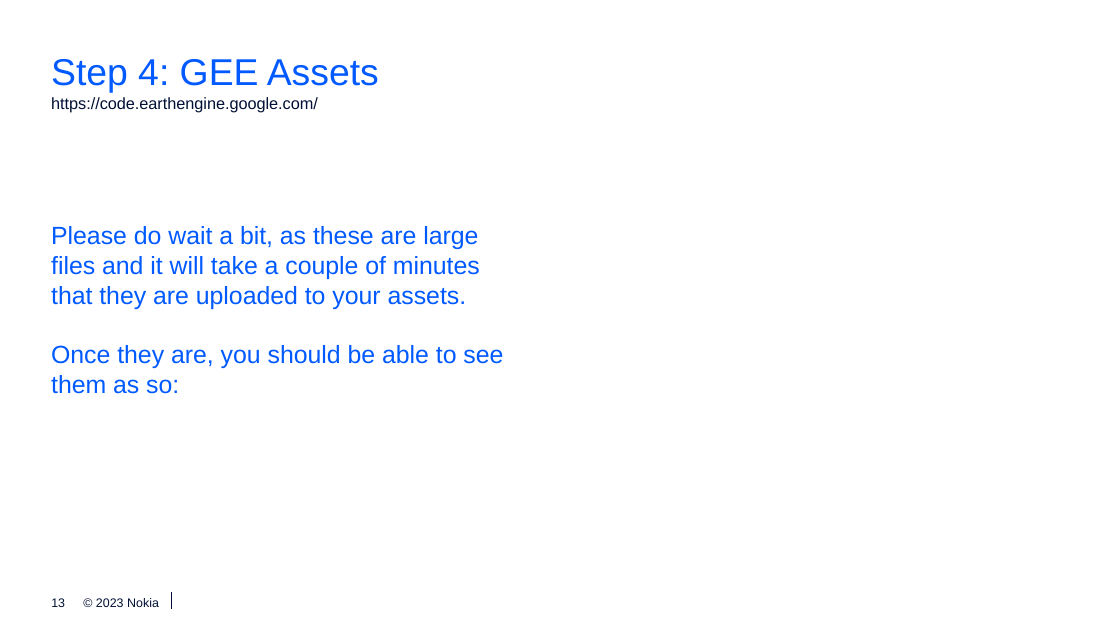
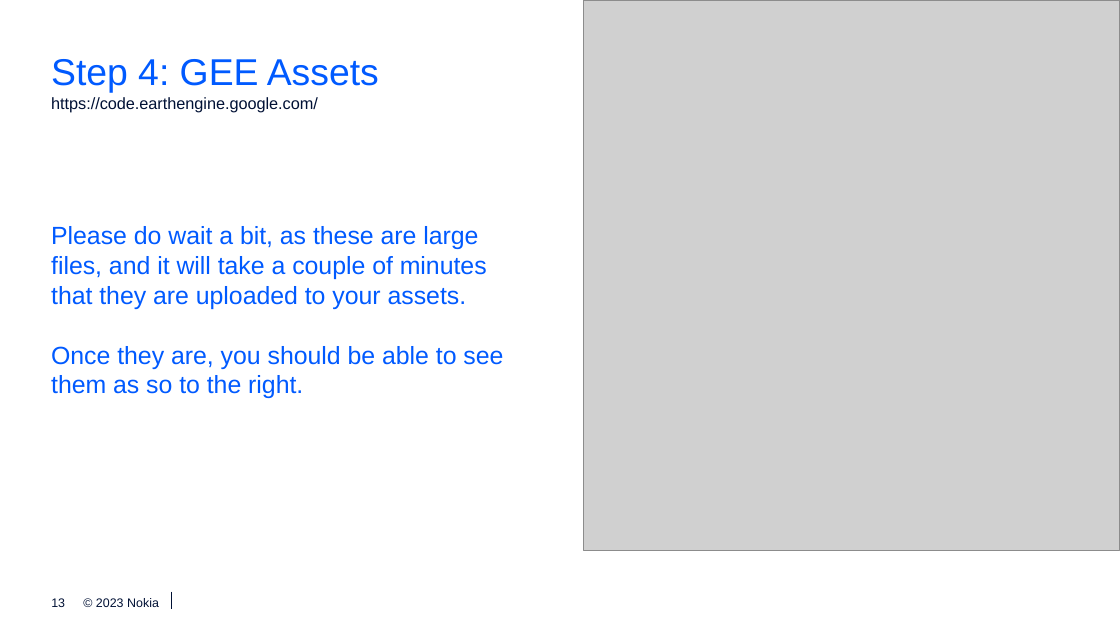
Before and after one commit to sanja7s/MedSat, a slide deck: slide 13 of code/collate_data/environmental_data_extractor/SETTING_UP_GEE.pptx. Drawn at 1120x630 pixels with LibreOffice and Linux fonts; fonts in the diff are those of the drawing; grey boxes stand for pictures; background and template pictures are left out. Boxes give left, top, right and bottom in pixels: in the first picture for what was removed or moved away, otherwise in the second. Text is boxed around its words. In the diff, an @@ line names an element or a change of style, - is before the commit and + after.

Commit message:
refactored environmental extractor code. now there is a readme with steps and slides for setting up GEE instructions.

```diff
--- a/code/collate_data/environmental_data_extractor/SETTING_UP_GEE.pptx
+++ b/code/collate_data/environmental_data_extractor/SETTING_UP_GEE.pptx
@@ picture added at [584,0,1120,550] @@
@@ text at [51,226,503,398]: text changed @@
-Please do wait a bit, as these are large files and it will take a couple of minutes that they are uploaded to your assets.
-Once they are, you should be able to see them as so:
+Please do wait a bit, as these are large files, and it will take a couple of minutes that they are uploaded to your assets.
+Once they are, you should be able to see them as so to the right.
```
Also in this commit, not shown: 7 other files.
